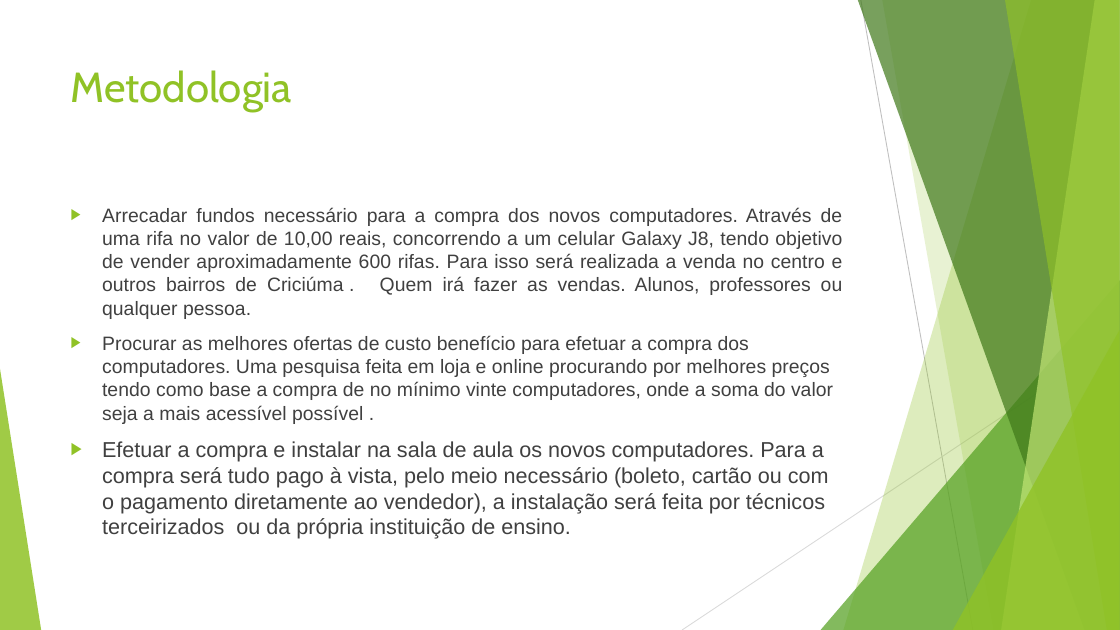
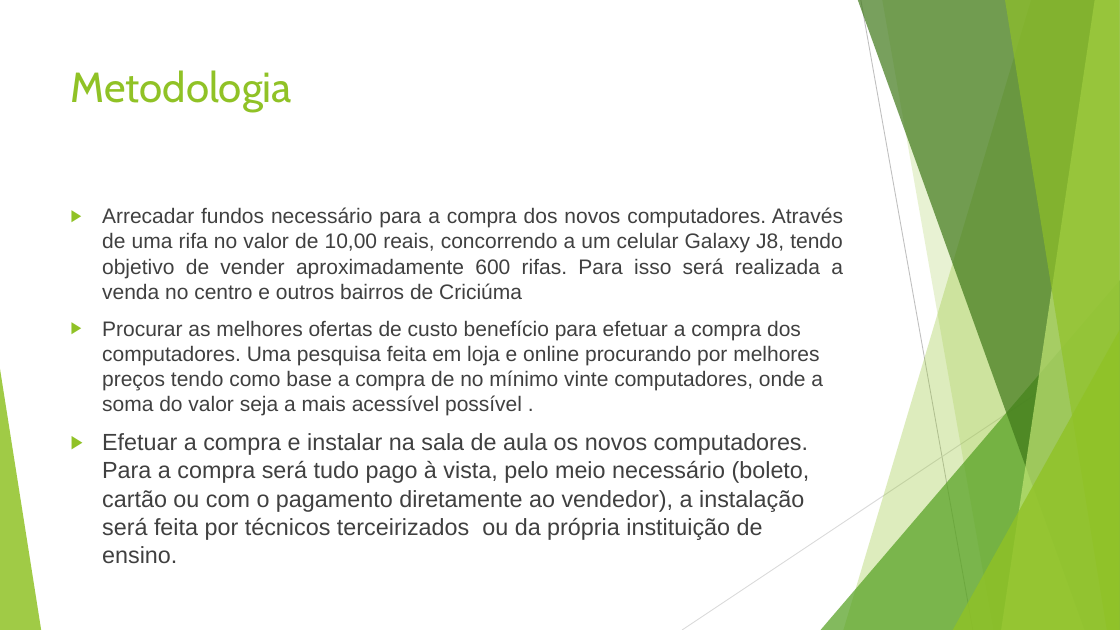
Before and after one commit to psVinicius/Projeto-TCC, a slide deck: slide 7 of Slide do projeto ficticio.pptx. Drawn at 1120x630 pixels with LibreOffice and Linux fonts; fonts in the diff are those of the drawing. Boxes give left, top, right and bottom in pixels: in the first picture for what was removed or moved away, otherwise in the second. Text is boxed around its words. In the diff, an @@ line names an element or a change of style, - is before the commit and + after.

Commit message:
Neste commit estou colocando o inicio do meu projeto para conclusão do curso técnico de informática.

```diff
--- a/Slide do projeto ficticio.pptx
+++ b/Slide do projeto ficticio.pptx
@@ text at [102,207,843,299]: text changed; size 16.6 to 18 pt @@
-▶ Arrecadar fundos necessário para a compra dos novos computadores. Através de uma rifa no valor de 10,00 reais, concorrendo a um celular Galaxy J8, tendo objetivo de vender aproximadamente 600 rifas. Para isso será realizada a venda no centro e outros bairros de Criciúma . Quem irá fazer as vendas. Alunos, professores ou qualquer pessoa.
+▶ Arrecadar fundos necessário para a compra dos novos computadores. Através de uma rifa no valor de 10,00 reais, concorrendo a um celular Galaxy J8, tendo objetivo de vender aproximadamente 600 rifas. Para isso será realizada a venda no centro e outros bairros de Criciúma
@@ text at [102,320,823,563]: size 16.6 to 18 pt in "Procurar as melhores ofertas de custo benefício ..."; size 18.5 to 20 pt in "Efetuar a compra e instalar na sala ..." @@
```
Also in this commit, not shown: 1 other slide changed, 2 other files.
